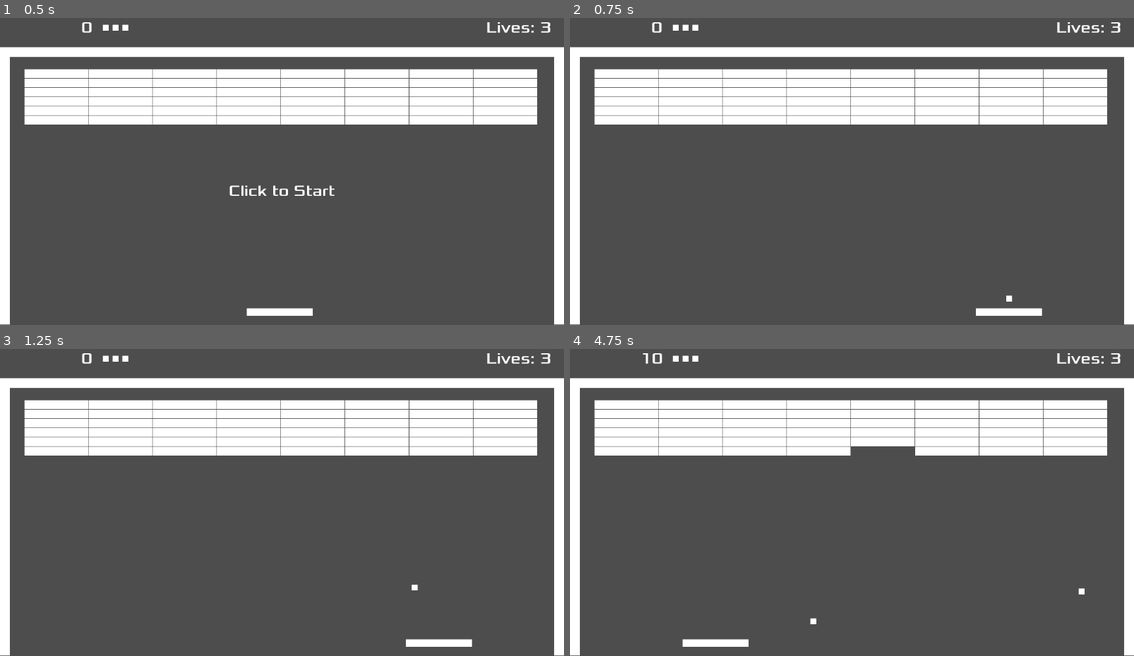
Above: before the commit, frames 1-4 (two rows, left to right).
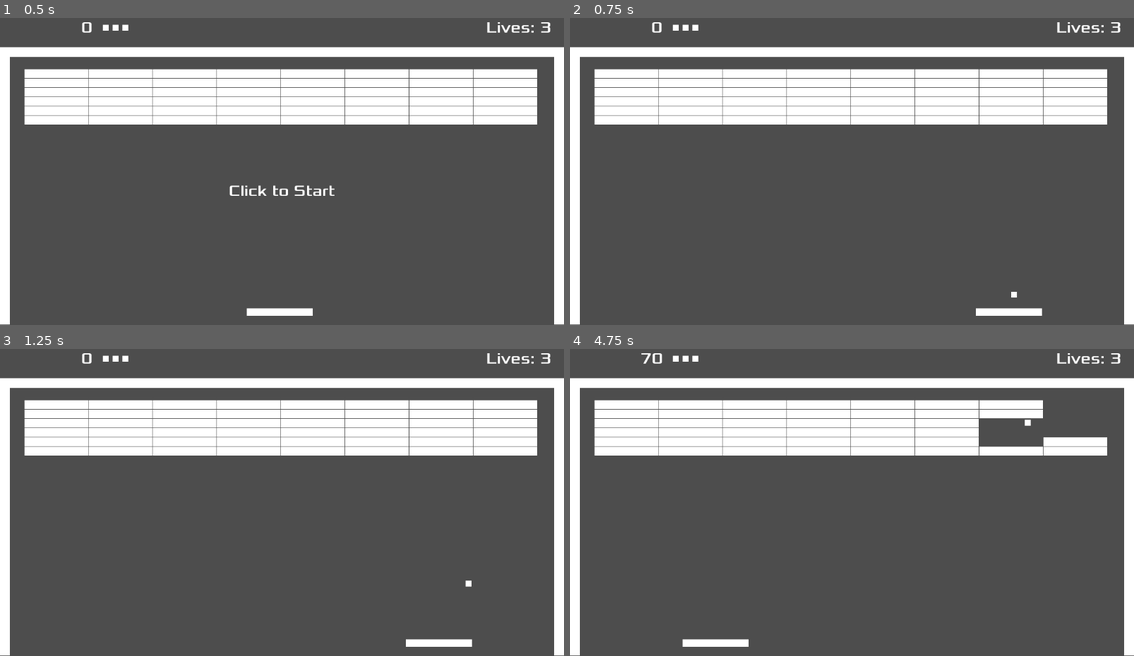
Above: after the commit, the same moments.

Repository: djaquay/breakout-gd
Game: Godot game, scene res://main.tscn
Same seed, same stepped clock (60 frames per second), same inputs: the game is played once before the commit and once after it.
Inputs (mouse positions are in pixels of both pictures, inside the frame that each line leads up to):
- Up to frame 1 (0.5 s): no input
- Up to frame 2 (0.75 s): tap Enter at 0.5 s; move the mouse to (976, 150) at 0.52 s; click (976, 150) at 0.6 s
- Up to frame 3 (1.25 s): no input
- Up to frame 4 (4.75 s): click (976, 481) at 1.25 s; move the mouse to (739, 514) at 1.27 s; click (739, 514) at 1.35 s; click (739, 514) at 2 s; move the mouse to (908, 428) at 2.02 s; click (908, 428) at 2.1 s; click (908, 428) at 2.75 s; move the mouse to (823, 560) at 2.77 s; click (823, 560) at 2.85 s; move the mouse to (1021, 545) at 3.52 s; click (1021, 545) at 3.6 s; tap Tab (cheat_serve, bound only before the commit) at 4.15 s; move the mouse to (682, 450) at 4.27 s; click (682, 450) at 4.35 s

Frame 1 is identical in both runs. In frame 2, less than 0.1% of the frame differs, in the area x 77-80%, y 89-93%; in frame 3, less than 0.1%; in frame 4, 2.8%, in the area x 12-96%, y 1-90%.

Commit message:
reset bricks after they get cleared

Diff:
--- a/ball.gd
+++ b/ball.gd
@@ -7,6 +7,7 @@
 @export var up_down: int
 var dir
 var last_brick_hit = 0
+var speed = 200.0
 
 # Called when the node enters the scene tree for the first time.
 func _ready() -> void:
@@ -20,7 +21,7 @@
 
 # Called every frame. 'delta' is the elapsed time since the previous frame.
 func _process(delta: float) -> void:
-	var vel = Vector2(200.0, 0).rotated(dir)
+	var vel = Vector2(speed, 0).rotated(dir)
 	position += vel * delta
 
 
@@ -36,6 +37,7 @@
 		area.queue_free()
 		brick_hit.emit()
 		up_down *= -1
+		speed += 5
 		last_brick_hit = Time.get_ticks_msec()
 	update_dir()
 
--- a/main.gd
+++ b/main.gd
@@ -6,6 +6,7 @@
 var max_x
 var screen_width
 var player_size
+var ball
 
 
 # Called when the node enters the scene tree for the first time.
@@ -26,12 +27,18 @@
 	# var size = $Brick/CollisionShape2D.shape.get_rect().size
 	for row in range(0, 6):
 		for col in range(0, 8):
-			var brick = brick_scene.instantiate()
-			var size = brick.get_node("ColorRect").size
-			brick.position = Vector2(col * (size.x+1) + 50, row * (size.y+1) + 125)
-			brick.name = "Brick"
+			add_brick(row, col)
 
-			add_child(brick)
+	# test level reset
+	# clear_bricks()
+	# add_brick(3, 3)
+
+func add_brick(row, col) -> void:
+	var brick = brick_scene.instantiate()
+	var size = brick.get_node("ColorRect").size
+	brick.position = Vector2(col * (size.x+1) + 50, row * (size.y+1) + 125)
+	brick.name = "Brick"
+	add_child(brick)
 
 
 func clear_bricks() -> void:
@@ -50,6 +57,7 @@
 	if Input.is_action_just_released("cheat_serve") and $HUD.in_game:
 		serve_ball()
 
+
 func start_game() -> void:
 	brick_setup()
 	$HUD.start_game()
@@ -57,27 +65,33 @@
 
 
 func serve_ball() -> void:
-	var ball = ball_scene.instantiate()
-
-	# player.get_node("Area2d/CollisionShape2D").shape.radius
-	var ballNode = ball.get_node("CollisionShape2D")
-	var ballSize = ballNode.shape.get_rect().size
-	# var ballX = screen_width / 2 - ballSize.x / 2
-	var ballX = $Player.position.x + player_size.x / 2
-	var ballY = $Player.position.y - ballSize.y - 5
-	ball.position = Vector2(ballX, ballY)
-
-	ball.left_right = 1 if randi_range(0, 1) > 0 else -1
-	ball.up_down = -1  # always starts moving up
+	ball = ball_scene.instantiate()
 
 	ball.brick_hit.connect($HUD.handle_score)
+	ball.brick_hit.connect(_on_brick_hit)
 	ball.lost_life.connect(lost_life)
 
 	# test seam hit
 	# ball.position = Vector2(500, 340)
 	# ball.left_right = -1
 
+	ball_serve_position()
+
 	add_child(ball)
+
+
+func ball_serve_position() -> void:
+	var ballX = $Player.position.x + player_size.x / 2
+	var ballY = $Player.position.y - 25
+	ball.position = Vector2(ballX, ballY)
+
+	ball.left_right = 1 if randi_range(0, 1) > 0 else -1
+	ball.up_down = -1  # always starts moving up
+
+	# test dir
+	# ball.left_right = 1  # left
+
+	ball.update_dir()
 
 
 func lost_life() -> void:
@@ -87,3 +101,13 @@
 		$ServeTimer.start()
 		await $ServeTimer.timeout
 		serve_ball()
+
+
+func _on_brick_hit() -> void:
+	$HitTimer.start()
+	await $HitTimer.timeout
+
+	var bricks: Array = get_tree().get_nodes_in_group("bricks")
+	if bricks.size() <= 0:
+		ball_serve_position()
+		brick_setup()
--- a/main.tscn
+++ b/main.tscn
@@ -36,3 +36,7 @@
 
 [node name="ServeTimer" type="Timer" parent="."]
 one_shot = true
+
+[node name="HitTimer" type="Timer" parent="."]
+wait_time = 0.05
+one_shot = true
--- a/project.godot
+++ b/project.godot
@@ -24,6 +24,5 @@
 }
 cheat_serve={
 "deadzone": 0.5,
-"events": [Object(InputEventKey,"resource_local_to_scene":false,"resource_name":"","device":0,"window_id":0,"alt_pressed":false,"shift_pressed":false,"ctrl_pressed":false,"meta_pressed":false,"pressed":false,"keycode":0,"physical_keycode":4194306,"key_label":0,"unicode":0,"location":0,"echo":false,"script":null)
-]
+"events": []
 }
Not shown, changed: README.md
